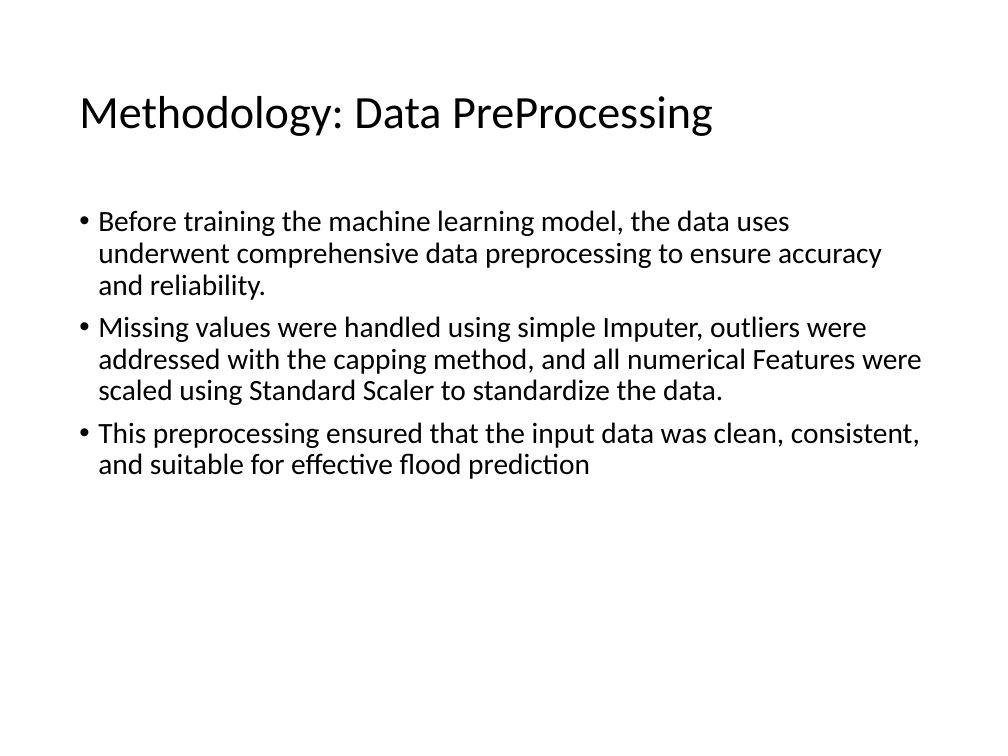
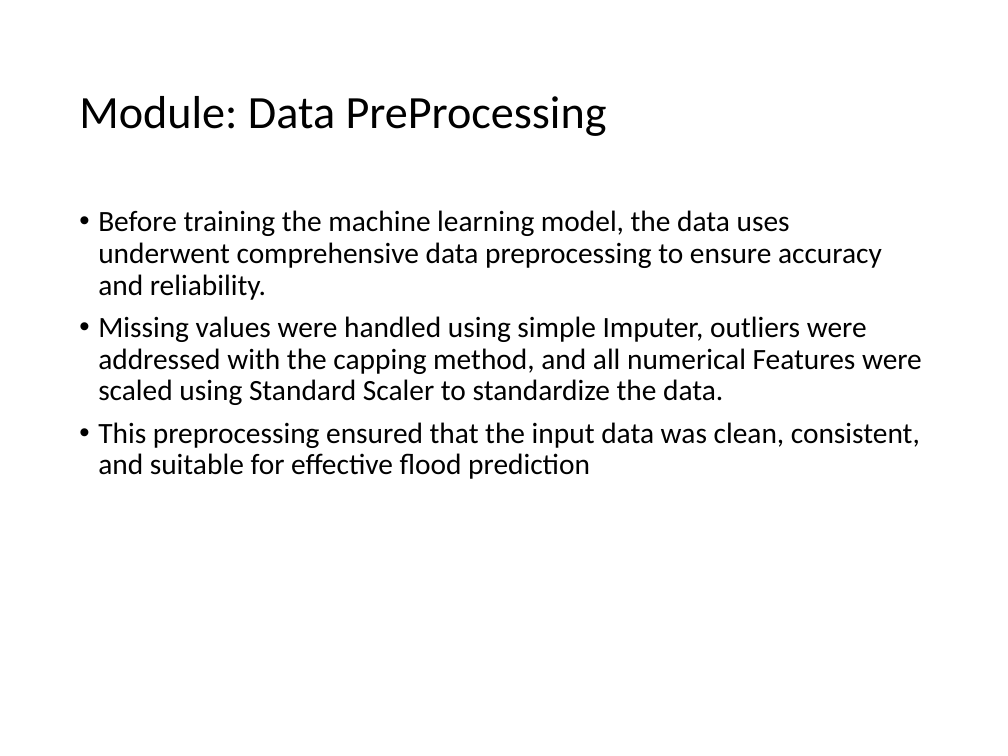
Before and after one commit to swetha-01-max/Estimating-stock-prediction-, a slide deck: slide 15 of Stock_Prediction_Flask_Project_Presentation1.pptx (slide 10 before the commit). Drawn at 1008x756 pixels with LibreOffice and Linux fonts; fonts in the diff are those of the drawing; background and template pictures are left out. Boxes give left, top, right and bottom in pixels: in the first picture for what was removed or moved away, otherwise in the second. Text is boxed around its words. In the diff, an @@ line names an element or a change of style, - is before the commit and + after.

```diff
--- a/Stock_Prediction_Flask_Project_Presentation1.pptx
+++ b/Stock_Prediction_Flask_Project_Presentation1.pptx
@@ title at bbox=[79, 96, 607, 136]: text changed @@
-Methodology: Data PreProcessing
+Module: Data PreProcessing
```
Also in this commit, not shown: 8 other slides changed, 6 slides added, 1 slide removed.
